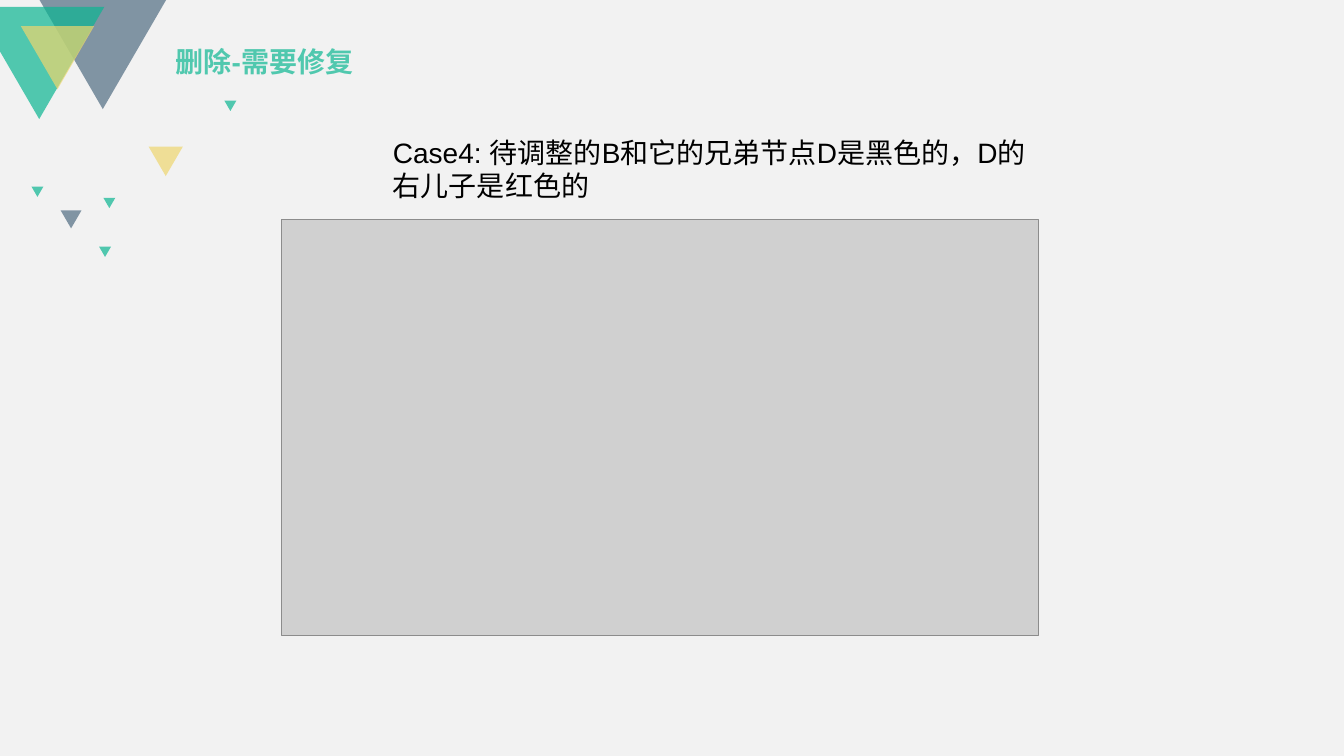
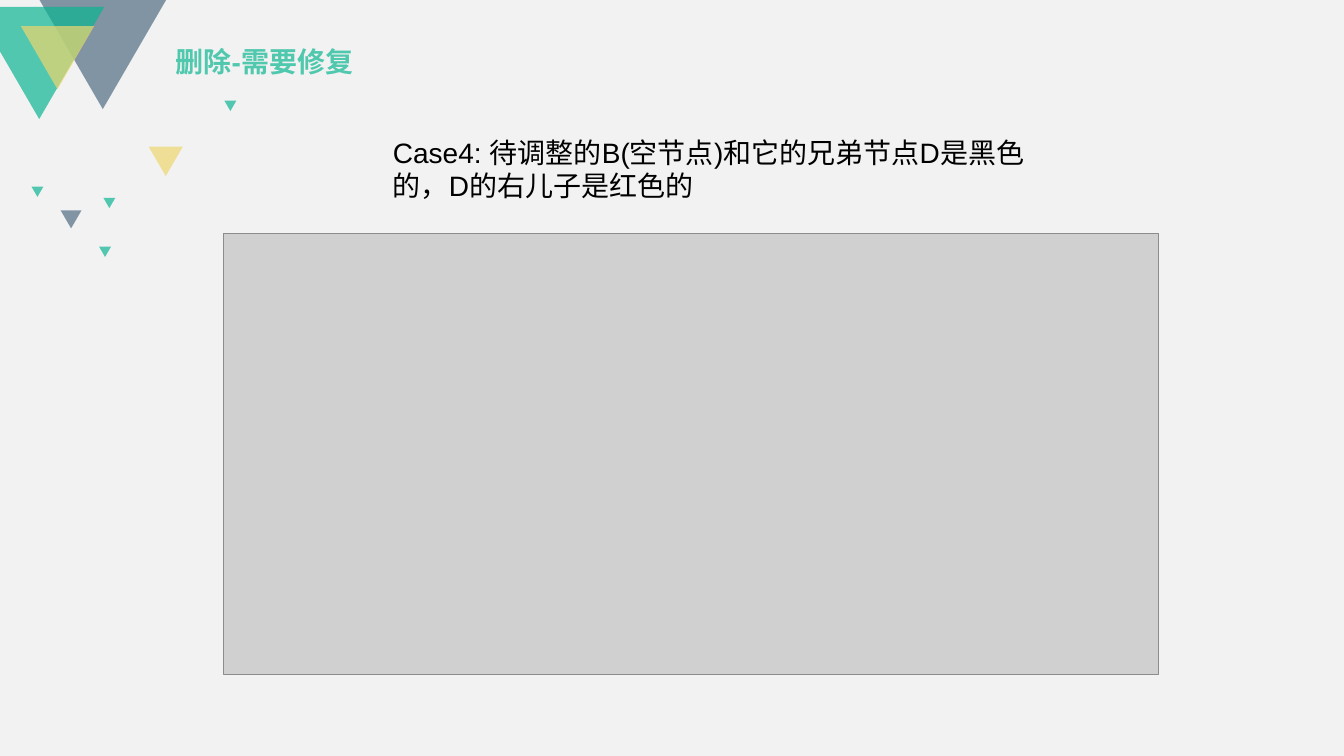
Before and after one commit to tofar/RBTree, a slide deck: slide 19 of 红黑树分享.pptx. Drawn at 1344x756 pixels with LibreOffice and Linux fonts; fonts in the diff are those of the drawing; grey boxes stand for pictures. Boxes give left, top, right and bottom in pixels: in the first picture for what was removed or moved away, otherwise in the second. Text is boxed around its words. In the diff, an @@ line names an element or a change of style, - is before the commit and + after.

```diff
--- a/红黑树分享.pptx
+++ b/红黑树分享.pptx
@@ text at bbox=[393, 139, 1025, 199]: text changed @@
-Case4: 待调整的B和它的兄弟节点D是黑色的，D的右儿子是红色的
+Case4: 待调整的B(空节点)和它的兄弟节点D是黑色的，D的右儿子是红色的
@@ picture: place and size @@
-picture at bbox=[281, 220, 1038, 635]
+picture at bbox=[224, 233, 1159, 674]
```
Also in this commit, not shown: 3 other slides changed, 1 other file.
